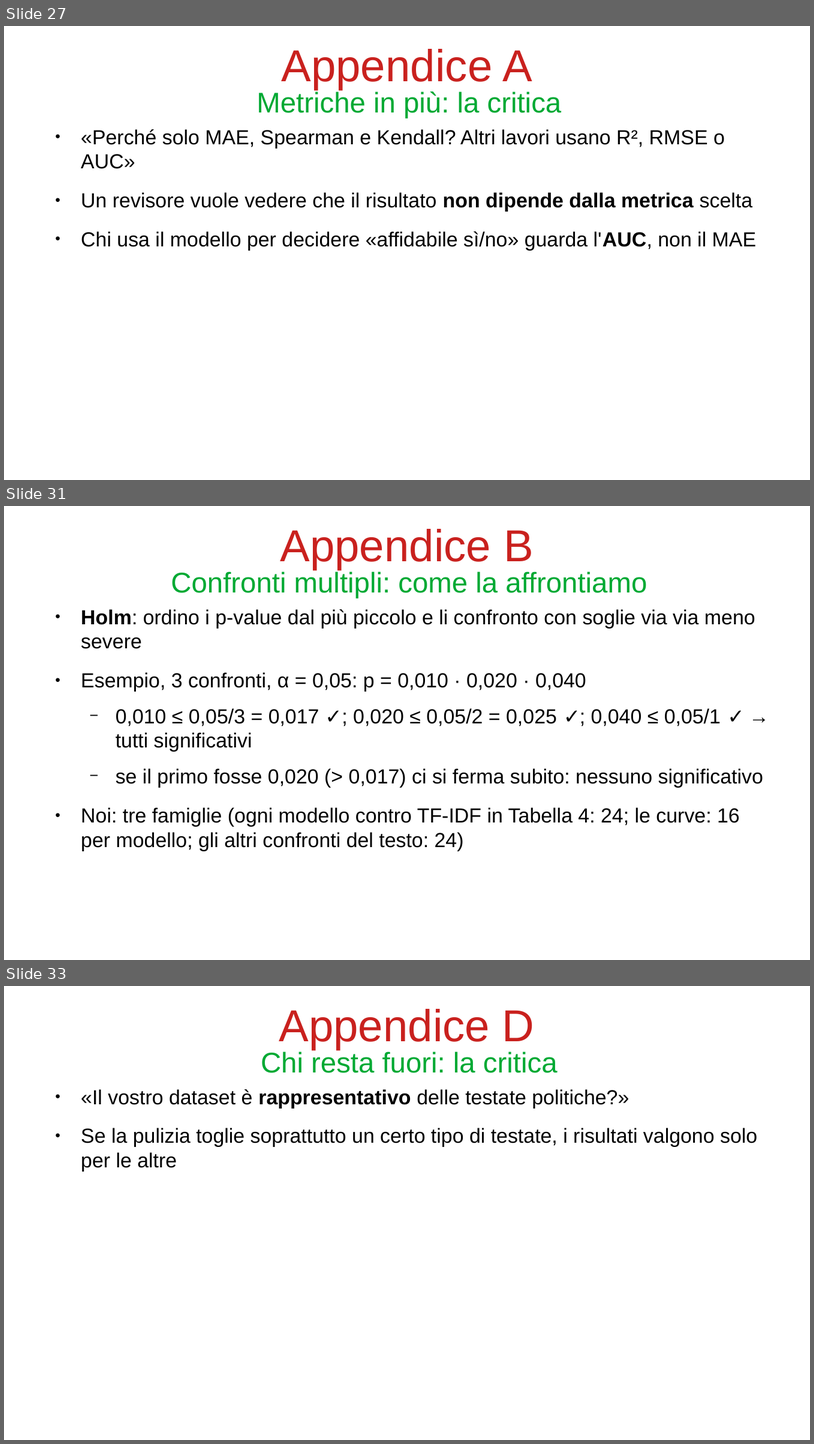
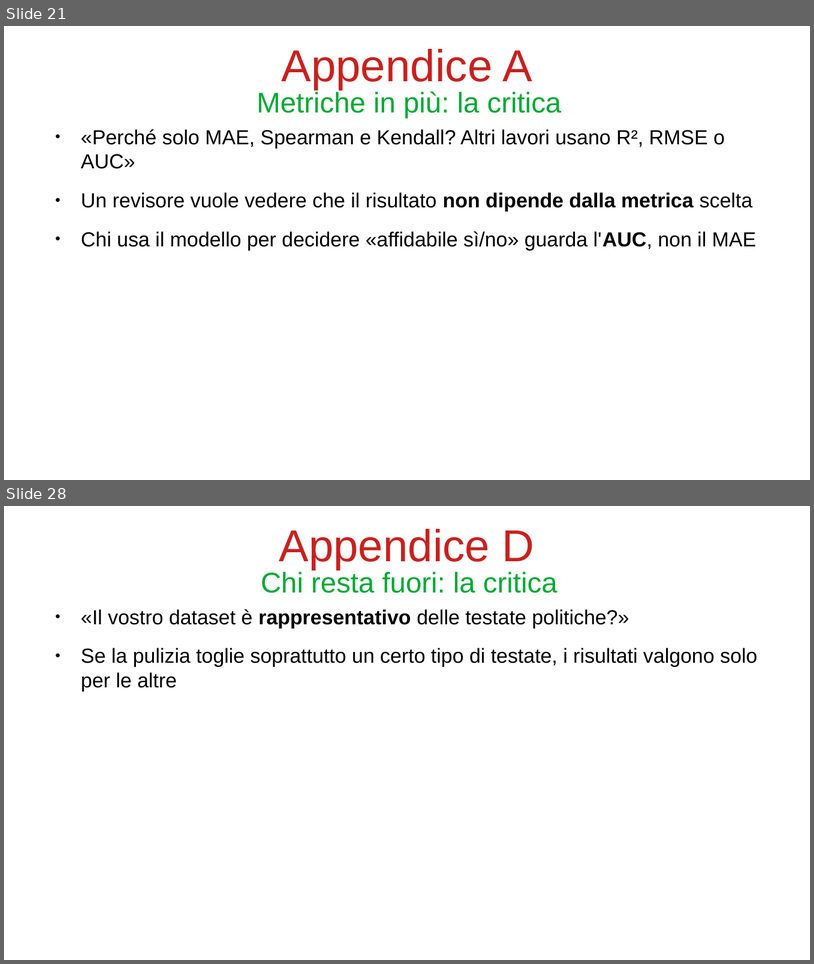
Before and after one commit to bianchi-john/PublisherClassification, a slide deck: Presentazioni/Paper rivista/PaperRivista.odp. Shown one above the other, each under a label of ours: slides 27, 31 and 33 before the commit, slides 21 and 28 after it; the slides between them are not shown. The pictures are 814x1444 and 814x964 pixels, drawn with LibreOffice and Linux fonts; fonts in the diff are those of the drawing. Boxes give left, top, right and bottom in pixels: in the first picture for what was removed or moved away, otherwise in the second. Text is boxed around its words. In the diff, an @@ line names an element or a change of style, - is before the commit and + after.

```diff
--- a/Presentazioni/Paper rivista/PaperRivista.odp
+++ b/Presentazioni/Paper rivista/PaperRivista.odp
@@ slide 31 removed at bbox=[4, 506, 810, 960], background #FFFFFF @@
@@ title removed at bbox=[280, 529, 534, 570] @@
-Appendice B
@@ title removed at bbox=[171, 570, 647, 598] @@
-Confronti multipli: come la affrontiamo
@@ text removed at bbox=[81, 609, 764, 850] @@
-● Holm: ordino i p-value dal più piccolo e li confronto con soglie via via meno severe
-● Esempio, 3 confronti, α = 0,05: p = 0,010 · 0,020 · 0,040
-  − 0,010 ≤ 0,05/3 = 0,017 ✓; 0,020 ≤ 0,05/2 = 0,025 ✓; 0,040 ≤ 0,05/1 ✓ → tutti significativi
-  − se il primo fosse 0,020 (> 0,017) ci si ferma subito: nessuno significativo
-● Noi: tre famiglie (ogni modello contro TF-IDF in Tabella 4: 24; le curve: 16 per modello; gli altri confronti del testo: 24)
@@ what was slide 27 is now slide 21 @@
@@ what was slide 33 is now slide 28 @@
```
Also in this commit, not shown: 14 slides changed, 4 slides added, 5 other slides removed, 29 other files.
